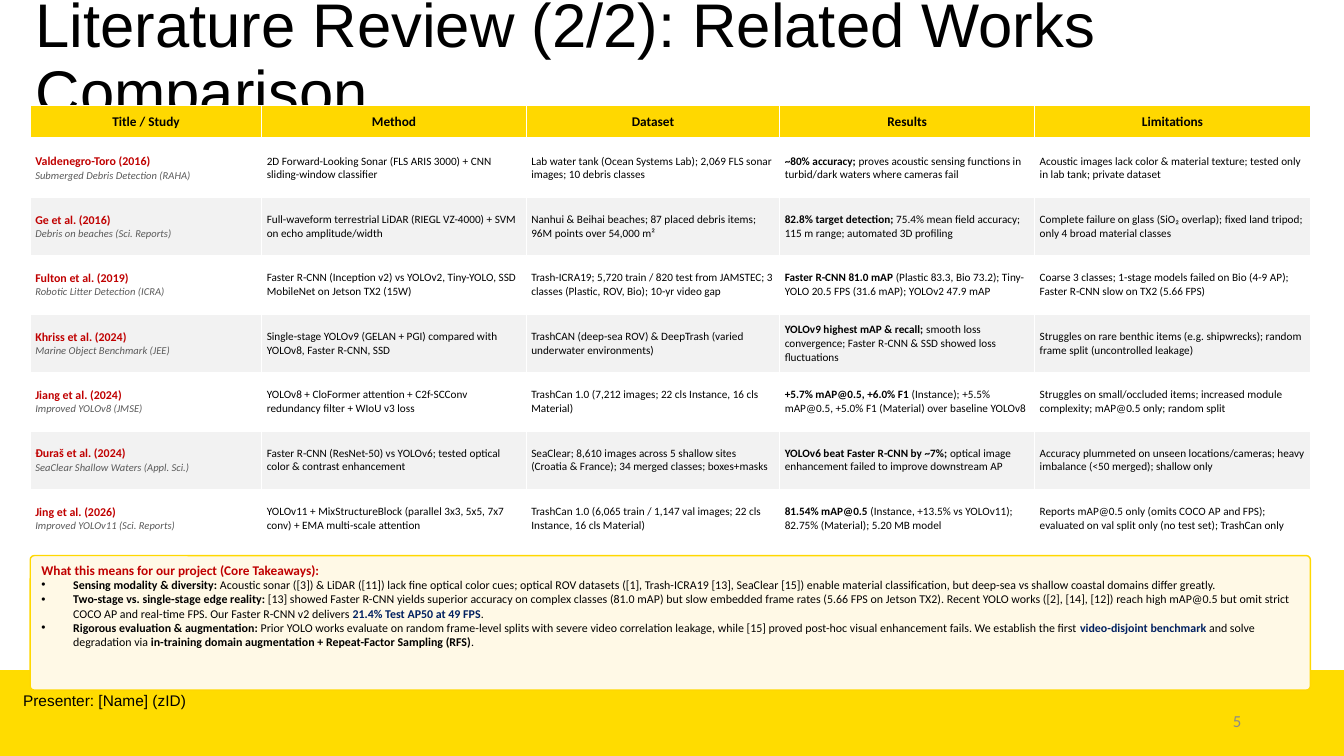
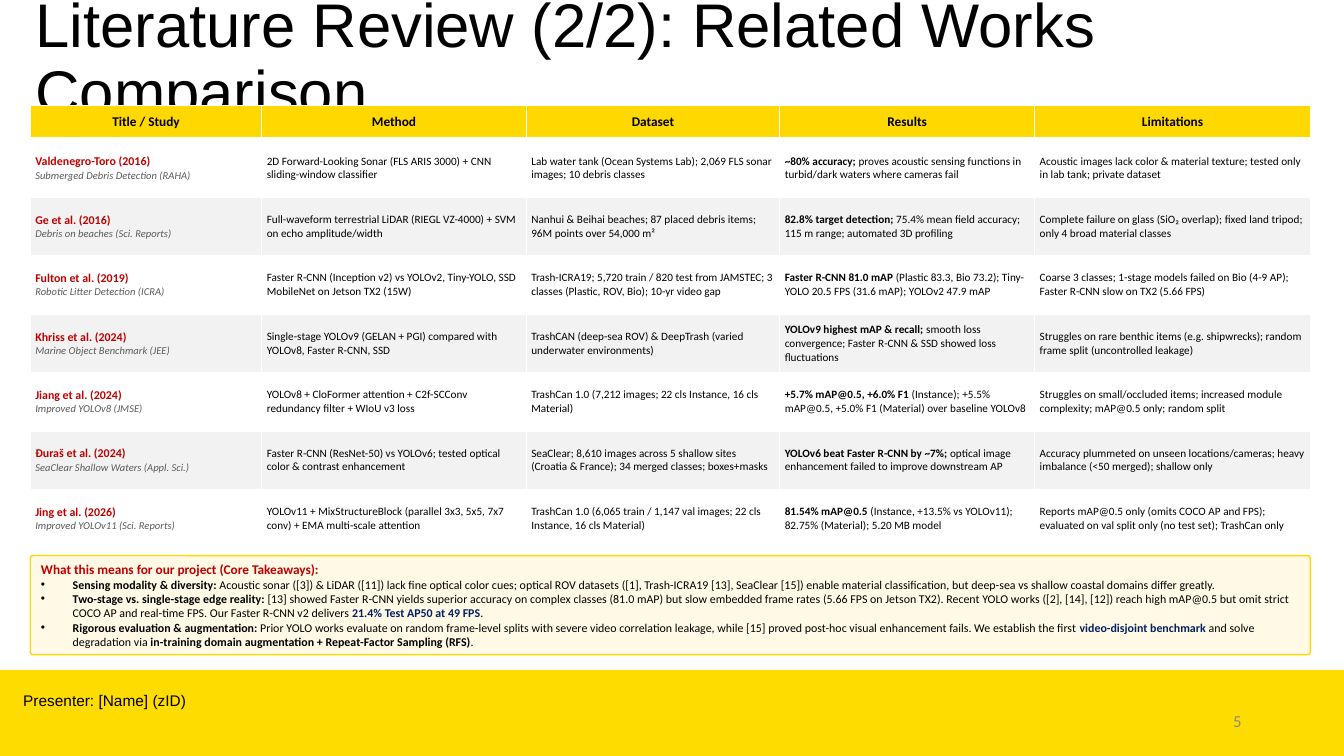
Before and after one commit to Shiz-b/asterik, a slide deck: slide 4 of COMP9444_Presentation_Asterik_and_Obelix.pptx (slide 5 before the commit). Drawn at 1344x756 pixels with LibreOffice and Linux fonts; fonts in the diff are those of the drawing; background and template pictures are left out. Boxes give left, top, right and bottom in pixels: in the first picture for what was removed or moved away, otherwise in the second. Text is boxed around its words. In the diff, an @@ line names an element or a change of style, - is before the commit and + after.

```diff
--- a/COMP9444_Presentation_Asterik_and_Obelix.pptx
+++ b/COMP9444_Presentation_Asterik_and_Obelix.pptx
@@ table at (30,106,1310,548) @@
@@ borders changed @@
@@ rounded rectangle "What this means for our ...": place and size @@
-rounded rectangle "What this means for our ..." at (30,556,1311,690)
+rounded rectangle "What this means for our ..." at (30,556,1311,654)
```
Also in this commit, not shown: 15 other slides changed, 1 slide added, 1 slide removed, 6 other files.
